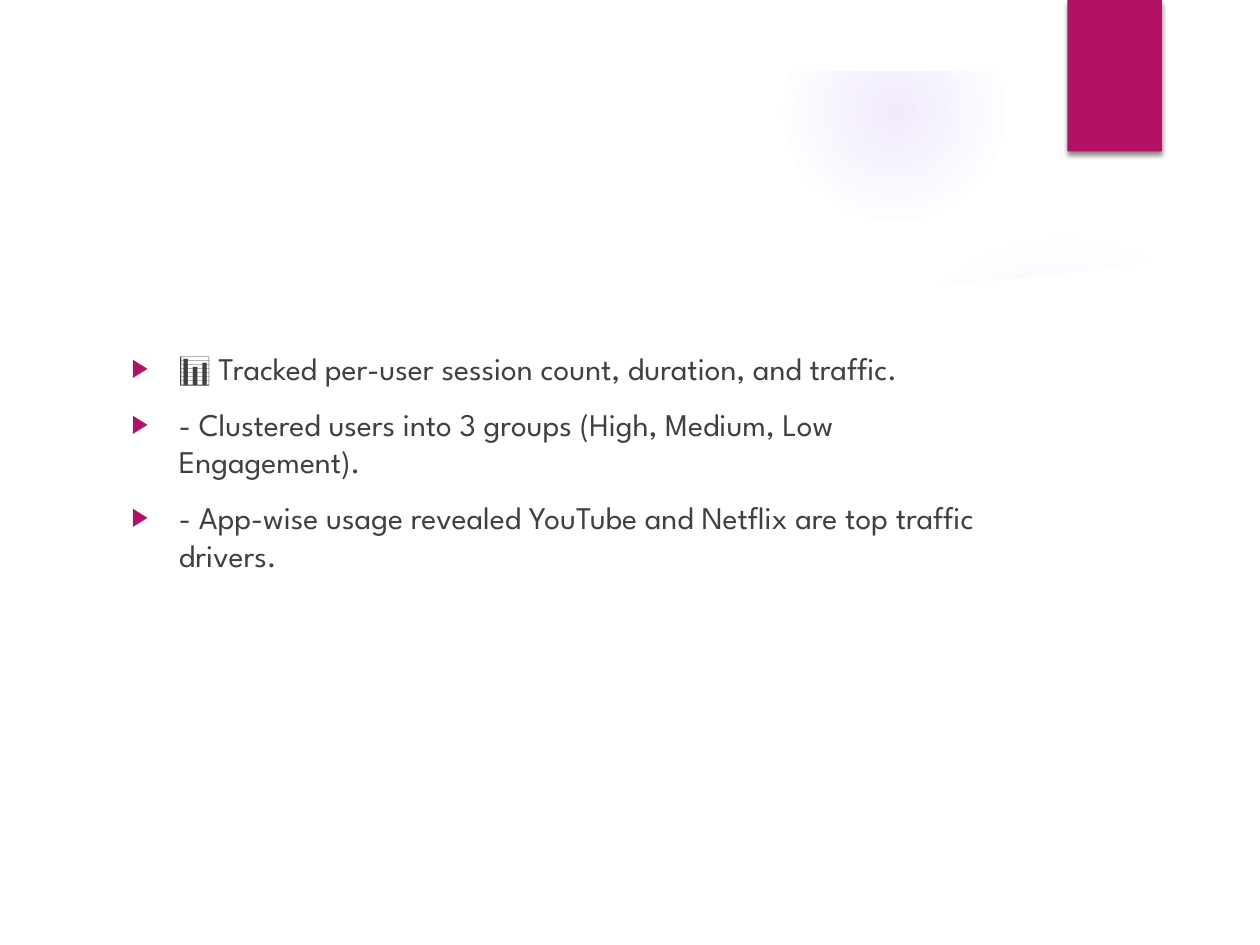
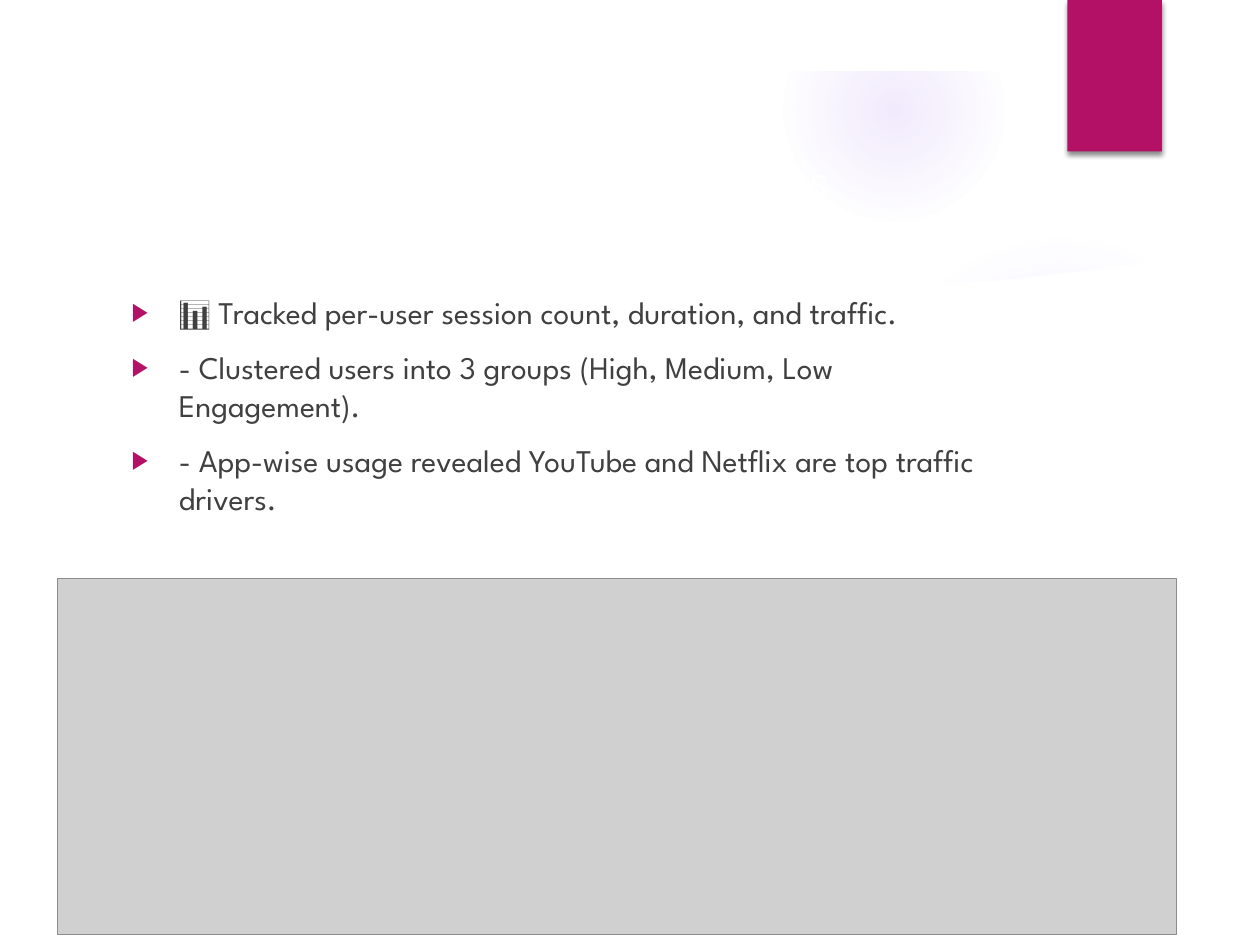
Before and after one commit to IrshadShaikh3181/Next_Hike_Project5, a slide deck: slide 9 of Detailed_Telecom_Analytics_Presentation.pptx (slide 11 before the commit). Drawn at 1260x945 pixels with LibreOffice and Linux fonts; fonts in the diff are those of the drawing; grey boxes stand for pictures; background and template pictures are left out. Boxes give left, top, right and bottom in pixels: in the first picture for what was removed or moved away, otherwise in the second. Text is boxed around its words. In the diff, an @@ line names an element or a change of style, - is before the commit and + after.

```diff
--- a/Detailed_Telecom_Analytics_Presentation.pptx
+++ b/Detailed_Telecom_Analytics_Presentation.pptx
@@ text "📊 Tracked per-user session count, ...": place and size @@
-text "📊 Tracked per-user session count, ..." at bbox=[179, 358, 974, 568]
+text "📊 Tracked per-user session count, ..." at bbox=[179, 302, 974, 511]
@@ picture added at bbox=[58, 578, 1177, 935] @@
```
Also in this commit, not shown: 12 other slides changed, 5 slides added, 8 slides removed.
